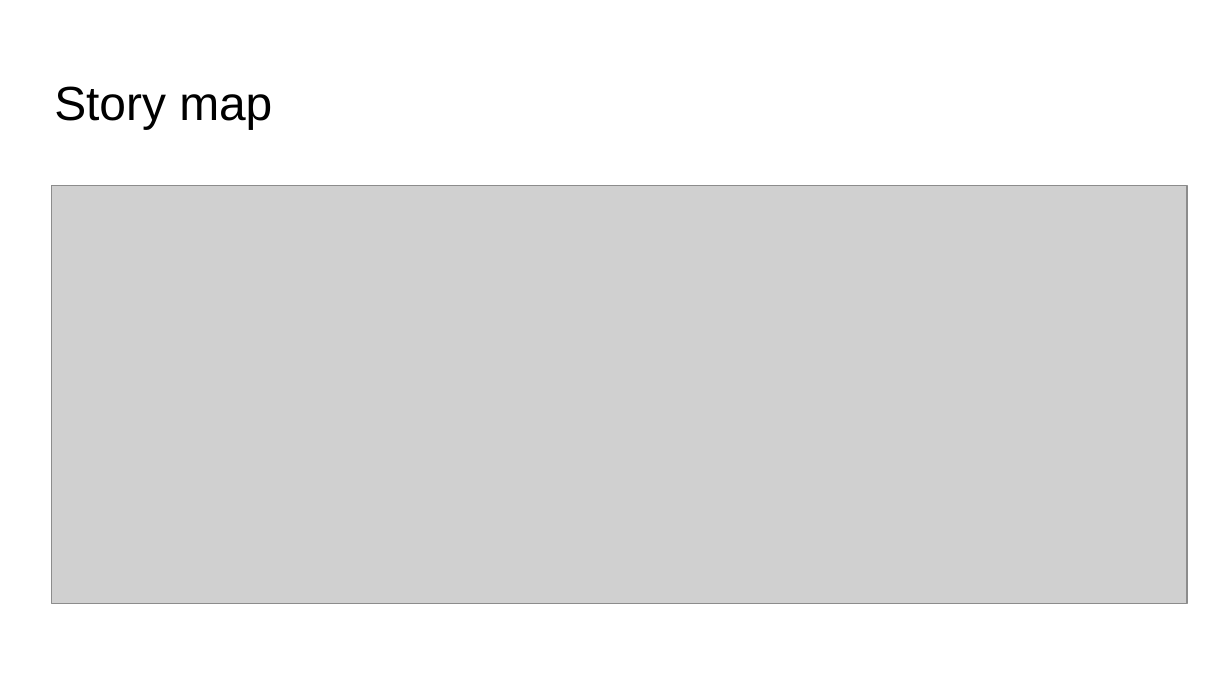
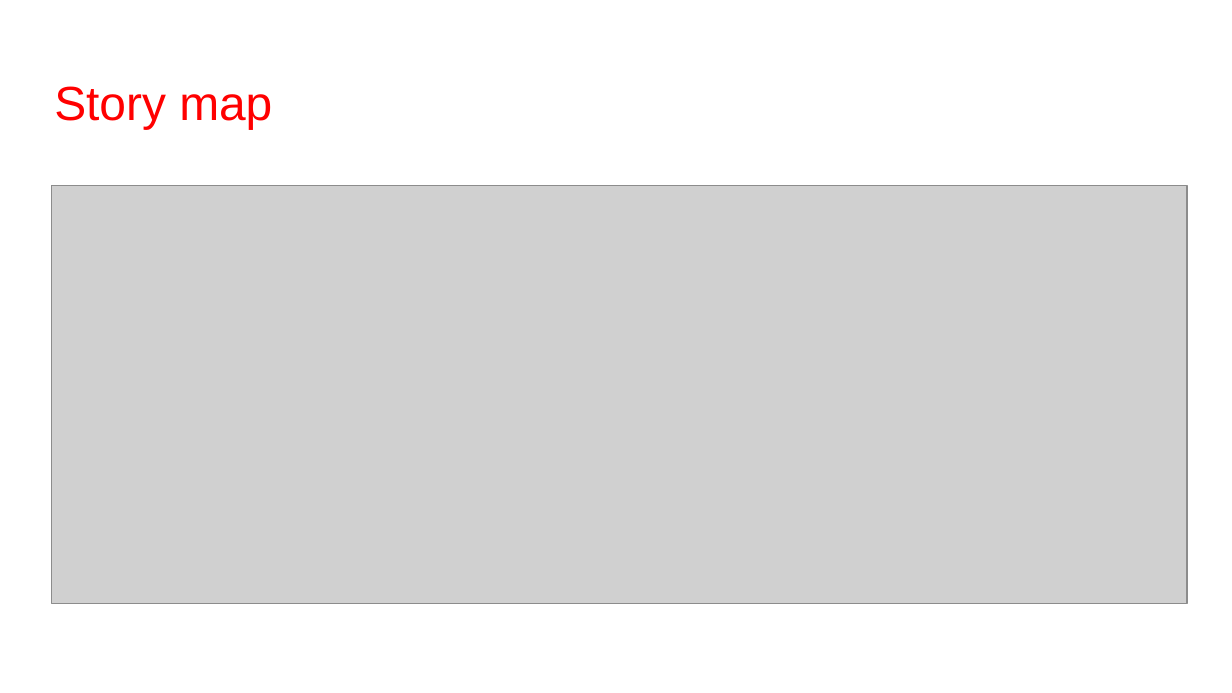
Before and after one commit to fanglores/Advanced-Software-Design, a slide deck: slide 7 of Practice Tasks/Task_3/Task 3.pptx (slide 5 before the commit). Drawn at 1232x693 pixels with LibreOffice and Linux fonts; fonts in the diff are those of the drawing; grey boxes stand for pictures. Boxes give left, top, right and bottom in pixels: in the first picture for what was removed or moved away, otherwise in the second. Text is boxed around its words. In the diff, an @@ line names an element or a change of style, - is before the commit and + after.

```diff
--- a/Practice Tasks/Task_3/Task 3.pptx
+++ b/Practice Tasks/Task_3/Task 3.pptx
@@ title "Story map" at [54,86,272,129]: text colour #000000 to #FF0000 @@
```
Also in this commit, not shown: 3 other slides changed, 3 slides added, 1 slide removed, 2 other files.
